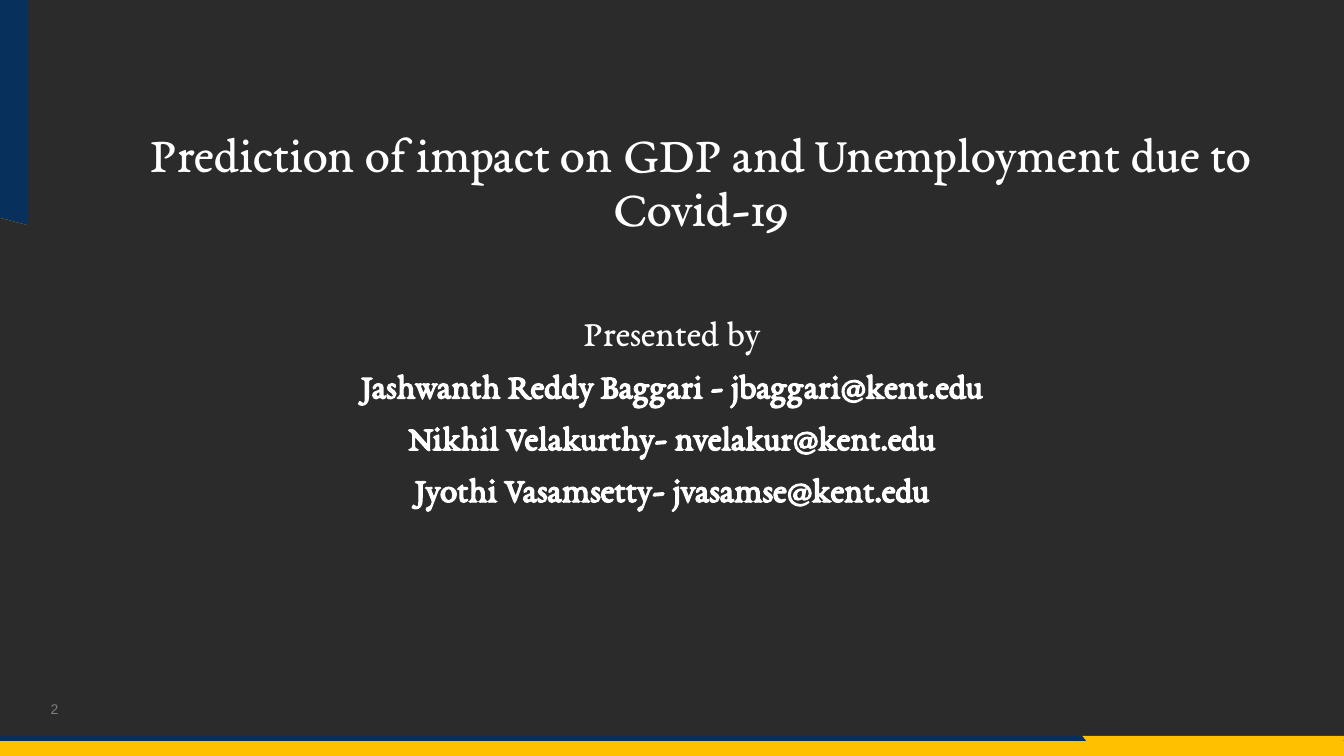
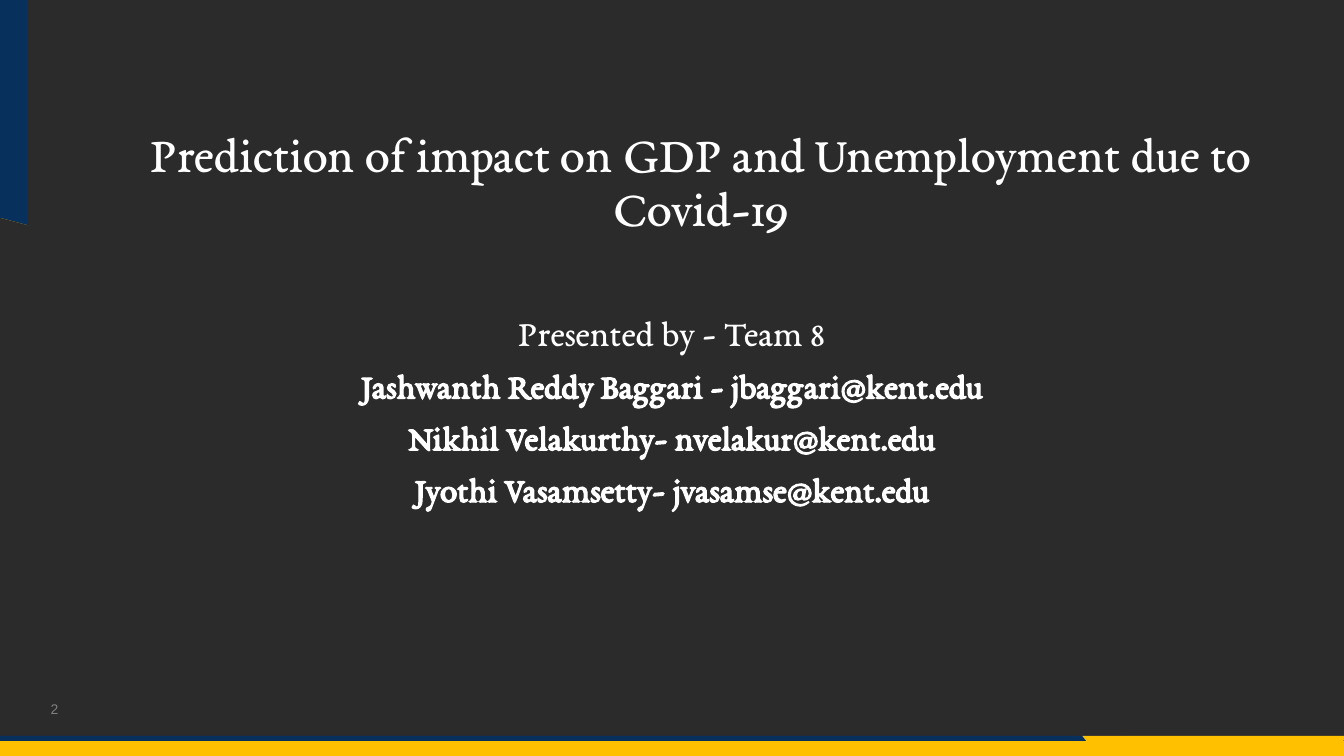
Before and after one commit to jashwanth08/SpringCapstone2023, a slide deck: slide 2 of presentataions/Presentation.pptx. Drawn at 1344x756 pixels with LibreOffice and Linux fonts; fonts in the diff are those of the drawing; background and template pictures are left out; a plain dark background stands for a picture behind light text. Boxes give left, top, right and bottom in pixels: in the first picture for what was removed or moved away, otherwise in the second. Text is boxed around its words. In the diff, an @@ line names an element or a change of style, - is before the commit and + after.

```diff
--- a/presentataions/Presentation.pptx
+++ b/presentataions/Presentation.pptx
@@ subtitle at (x1=518, y1=321, x2=825, y2=355): text changed @@
-Presented by
+Presented by - Team 8
```
Also in this commit, not shown: 2 other slides changed, 23 slides added, 6 slides removed.
